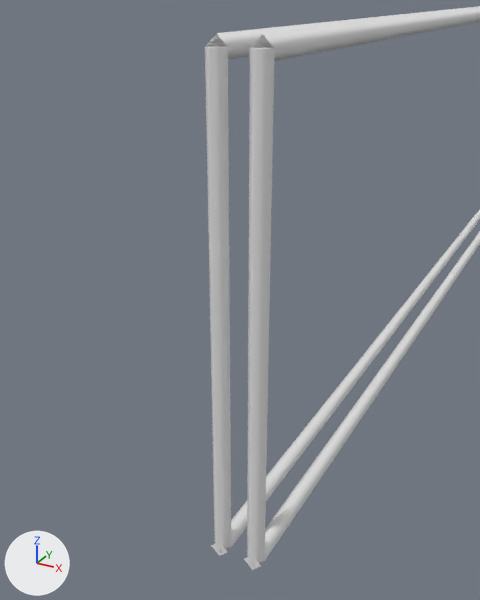
An edit to the OBJ model unity_project/Assets/Catenary/Mesh/Wires/wire_half1_quad.obj, drawn before and after from the same camera.
Rendered twice from a camera (50 mm lens) standing at (0.229, -20.414, 6.461) and looking at (-0.006, -19.989, 6.248). Every picture has the same lights, and +X, +Y and +Z are marked at lower left. The first picture is the older version. Where no turn or scale is listed for an object, it has been applied to the vertices.

Names of what the first picture shows: 'Contact.011', 'Contact.012', 'Dropper1.009', 'Dropper1.012', 'Messenger.016', 'Messenger.017'.
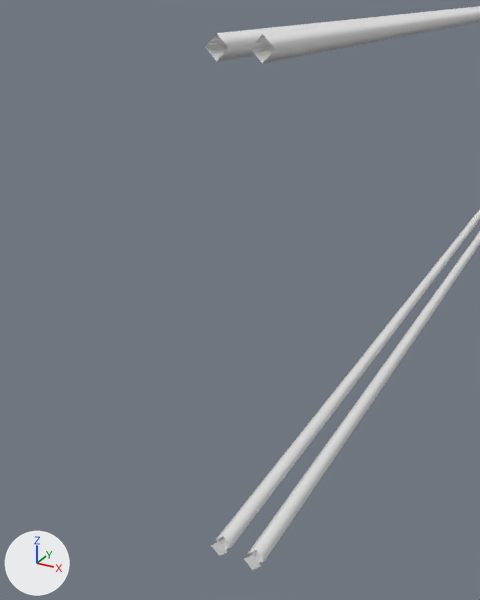
Commit message: Wall anchor half-section
Wall anchor half-section and removed middle droppers on other halves.

Where the change shows, as pixel boxes [x1, y1, x2, y2] in the pictures (480 x 600 px):
'Dropper1.009', deleted
    before: [247, 48, 275, 564]
'Dropper1.012', deleted
    before: [205, 46, 231, 550]

Diff of the bpy script that builds the scene:
```diff
--- a/unity_project/Assets/Catenary/Mesh/Wires/wire_half1_quad.obj.py
+++ b/unity_project/Assets/Catenary/Mesh/Wires/wire_half1_quad.obj.py
@@ ob_dropper1_009 @@
-ob_dropper1_009 = bpy.data.objects.new('Dropper1.009', me_dropper1_009)
-ob_dropper1_009.location = (0.0, 0.0, 0.0)
@@ ob_dropper1_012 @@
-ob_dropper1_012 = bpy.data.objects.new('Dropper1.012', me_dropper1_012)
-ob_dropper1_012.location = (0.0, 0.0, 0.0)
```
